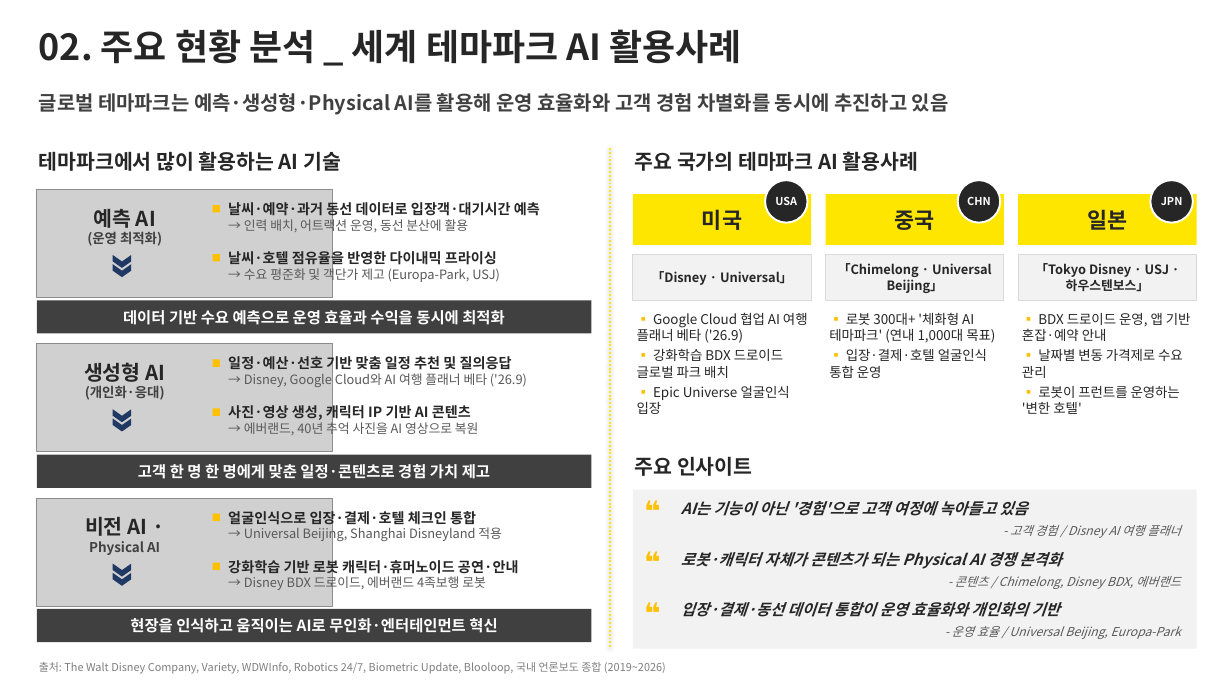
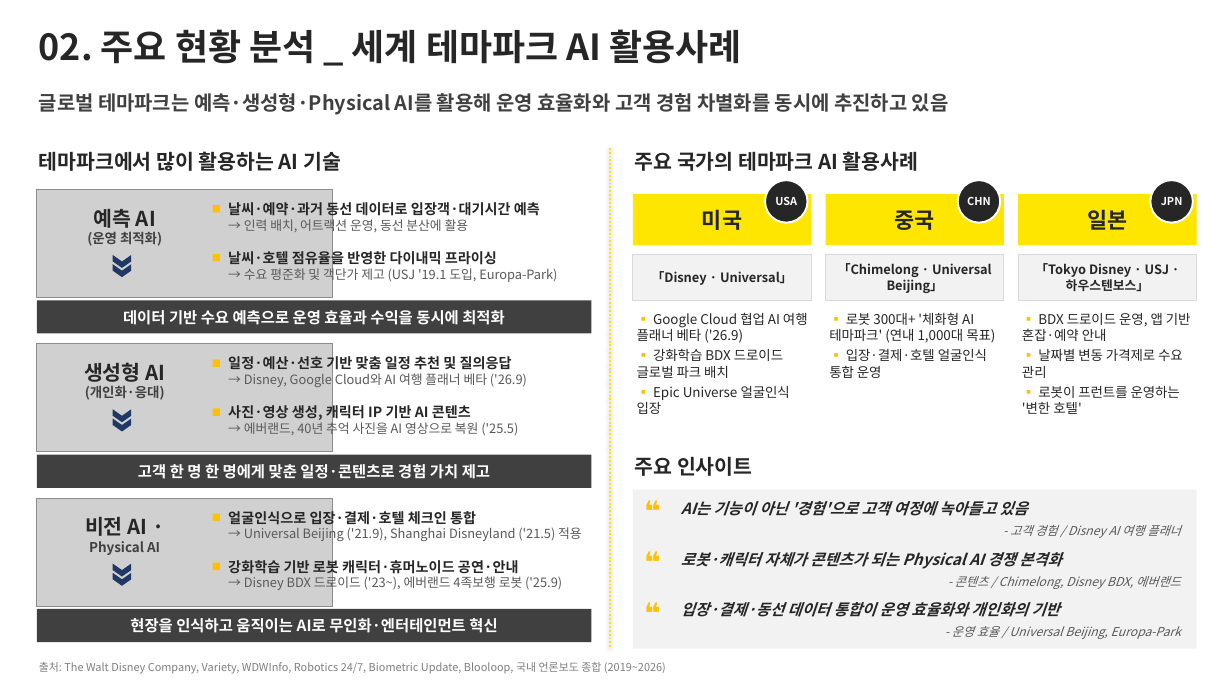
Before and after one commit to qhsghks9/qhsghks, a slide deck: slide 1 of 02_Themepark_AI_Cases.pptx. Drawn at 1232x693 pixels with LibreOffice and Linux fonts; fonts in the diff are those of the drawing; grey boxes stand for pictures. Boxes give left, top, right and bottom in pixels: in the first picture for what was removed or moved away, otherwise in the second. Text is boxed around its words. In the diff, an @@ line names an element or a change of style, - is before the commit and + after.

```diff
--- a/02_Themepark_AI_Cases.pptx
+++ b/02_Themepark_AI_Cases.pptx
@@ text at [244, 265, 557, 283]: text changed @@
-→ 수요 평준화 및 객단가 제고 (Europa-Park, USJ)
+→ 수요 평준화 및 객단가 제고 (USJ '19.1 도입, Europa-Park)
@@ text at [244, 420, 518, 438]: text changed @@
-→ 에버랜드, 40년 추억 사진을 AI 영상으로 복원
+→ 에버랜드, 40년 추억 사진을 AI 영상으로 복원 ('25.5)
@@ text at [244, 525, 582, 543]: text changed @@
-→ Universal Beijing, Shanghai Disneyland 적용
+→ Universal Beijing ('21.9), Shanghai Disneyland ('21.5) 적용
@@ text at [244, 574, 562, 592]: text changed @@
-→ Disney BDX 드로이드, 에버랜드 4족보행 로봇
+→ Disney BDX 드로이드 ('23~), 에버랜드 4족보행 로봇 ('25.9)
```
